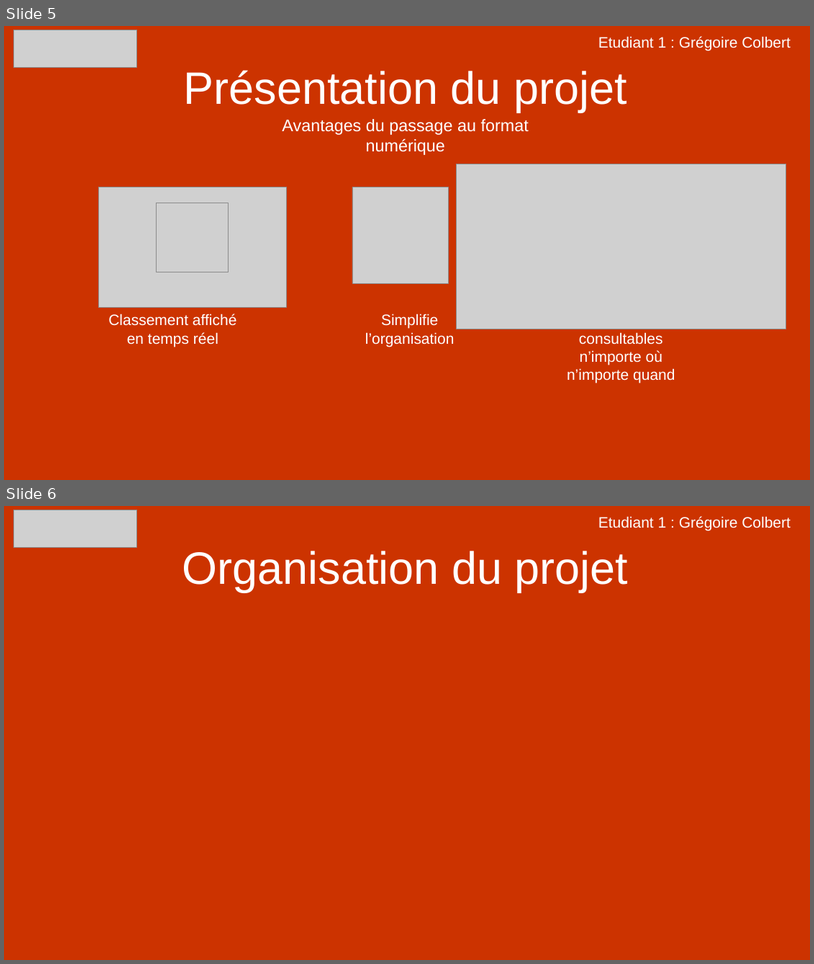
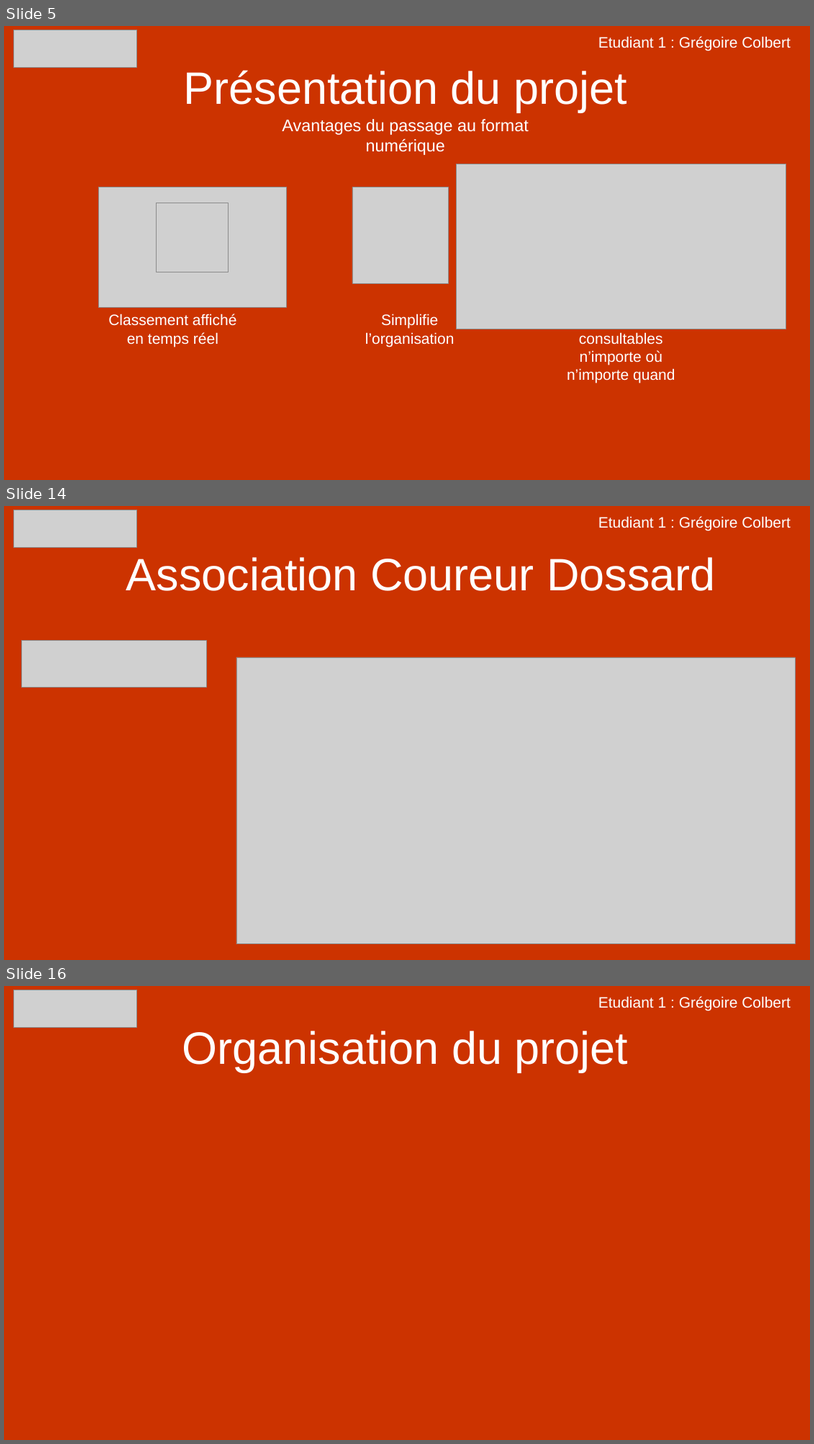
Before and after one commit to Colbert1/Projet_CrossLaPro, a slide deck: Ressources/Presentation_Projet_CrossLaPro_E1_Colbert.pptx. Shown one above the other, each under a label of ours: slides 5 and 6 before the commit, slides 5, 14 and 16 after it; the slides between them are not shown. The pictures are 814x964 and 814x1444 pixels, drawn with LibreOffice and Linux fonts; fonts in the diff are those of the drawing; grey boxes stand for pictures. Boxes give left, top, right and bottom in pixels: in the first picture for what was removed or moved away, otherwise in the second. Text is boxed around its words. In the diff, an @@ line names an element or a change of style, - is before the commit and + after.

Commit message:
Ajout presentation revue 1 colbert

```diff
--- a/Ressources/Presentation_Projet_CrossLaPro_E1_Colbert.pptx
+++ b/Ressources/Presentation_Projet_CrossLaPro_E1_Colbert.pptx
@@ slide 14 added at (4,506,810,960), background #CC3300 @@
@@ picture added at (13,510,137,547) @@
@@ text added at (599,516,791,530), 18 pt, text #FFFFFF @@
+Etudiant 1 : Grégoire Colbert
@@ title added at (126,557,716,591), 54 pt, text #FFFFFF @@
+Association Coureur Dossard
@@ picture added at (21,641,206,687) @@
@@ picture added at (237,657,795,944) @@
@@ what was slide 6 is now slide 16 @@
```
Also in this commit, not shown: 1 slide changed, 13 other slides added, 4 other files.
